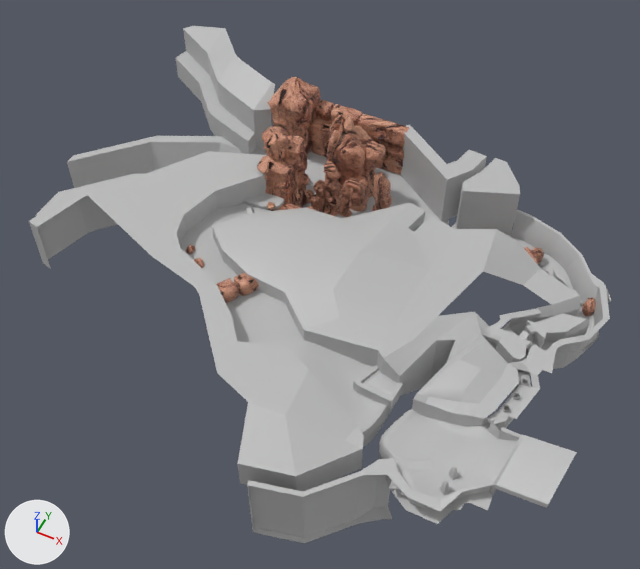
One commit to the FBX model Unity_Files/Assets/Meshes/LevelParts/LevelChunks/env_level02_canyonFullV6.fbx: the scene before it, then after it.
One viewpoint serves both versions: a camera (50 mm lens) standing at (342.0, -711.0, 610.0) and looking at (80.0, -189.0, -44.0). Lighting does not change. The marker at lower left points along +X, +Y and +Z. Where no turn or scale is listed for an object, it has been applied to the vertices.
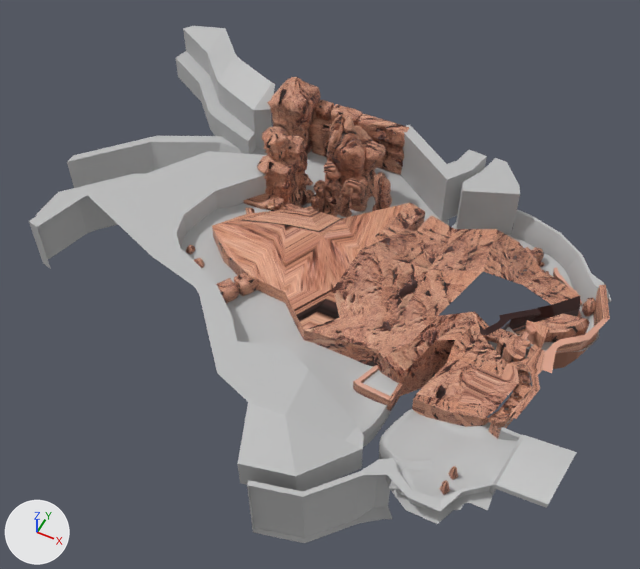
What differs and where, as boxes [x1, y1, x2, y2] in the pictures (640 x 569 px):
'polySurface2', recoloured: [212, 203, 610, 439] in both
'polySurface1', recoloured: [524, 314, 590, 348] in both
'pCube128', recoloured: [353, 365, 403, 411] in both
'pCube59', recoloured: [243, 193, 285, 210] in both

The change in detail:
me_mesh_068 has 526 vertices, 444 faces and spans x -26.0..347.0, y -310.0..-89.0, z -55.0..28.0.
me_mesh_068 no longer uses material mat_lambert1 (grey #bcbcbc).
me_mesh_068 now uses material mat_lambert6.
me_mesh_071 has 62 vertices, 60 faces and spans x 281.9..332.1, y -194.6..-148.1, z -47.2..4.4.
me_mesh_071 no longer uses material mat_lambert1 (grey #bcbcbc).
me_mesh_071 now uses material mat_lambert6.
me_mesh_037 has 12 vertices, 10 faces and spans x -28.9..8.9, y -15.3..7.2, z -2.1..2.6.
me_mesh_037 no longer uses material mat_lambert1 (grey #bcbcbc).
me_mesh_037 now uses material mat_lambert6.
me_mesh_062 has 24 vertices, 22 faces and spans x -36.3..2.5, y -16.6..12.9, z -12.6..1.7.
me_mesh_062 no longer uses material mat_lambert1 (grey #bcbcbc).
me_mesh_062 now uses material mat_lambert6.
